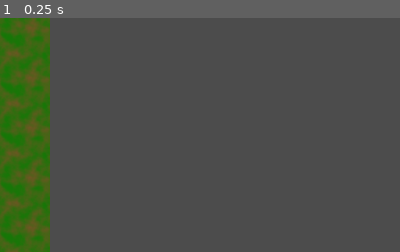
Above: before the commit, frame 1.
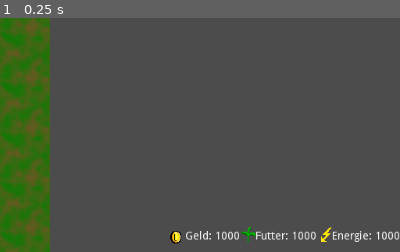
Above: after the commit, the same moment.

Repository: winnerbyhabit/bifigamejamWS19
Game: Godot game, scene res://Game.tscn
Same seed, same stepped clock (60 frames per second), same inputs: the game is played once before the commit and once after it. The project has no main scene, so this scene is started directly.
Inputs:
- Up to frame 1 (0.25 s): no input
The pictures show only the part of the screen within x 50-100%, y 50-100%; the shares and areas given below are measured in that part.

The runs differ from the first frame. In frame 1, 1.1% of the frame differs, in the area x 42-100%, y 89-97%.

Commit message:
gui ins spiel eingfügt

Diff:
--- a/project/GUI.tscn
+++ b/project/GUI.tscn
@@ -25,6 +25,7 @@
 margin_top = -40.0
 
 [node name="Geld" type="HBoxContainer" parent="HBoxContainer"]
+editor/display_folded = true
 margin_right = 90.0
 margin_bottom = 40.0
 
@@ -47,6 +48,7 @@
 text = "1000"
 
 [node name="Futter" type="HBoxContainer" parent="HBoxContainer"]
+editor/display_folded = true
 margin_left = 94.0
 margin_right = 188.0
 margin_bottom = 40.0
@@ -73,6 +75,7 @@
 text = "1000"
 
 [node name="Energie" type="HBoxContainer" parent="HBoxContainer"]
+editor/display_folded = true
 margin_left = 192.0
 margin_right = 295.0
 margin_bottom = 40.0
--- a/project/Game.tscn
+++ b/project/Game.tscn
@@ -1,11 +1,17 @@
-[gd_scene load_steps=3 format=2]
+[gd_scene load_steps=4 format=2]
 
 [ext_resource path="res://TDGame/TDGame.tscn" type="PackedScene" id=1]
 [ext_resource path="res://Stall/Stall.tscn" type="PackedScene" id=2]
-
+[ext_resource path="res://GUI.tscn" type="PackedScene" id=3]
 
 [node name="Game" type="Node2D"]
 
 [node name="TDGame" parent="." instance=ExtResource( 1 )]
 
 [node name="Stall" parent="." instance=ExtResource( 2 )]
+
+[node name="GUI" parent="." instance=ExtResource( 3 )]
+margin_left = 0.0
+margin_top = 0.0
+margin_right = 1024.0
+margin_bottom = 600.0
